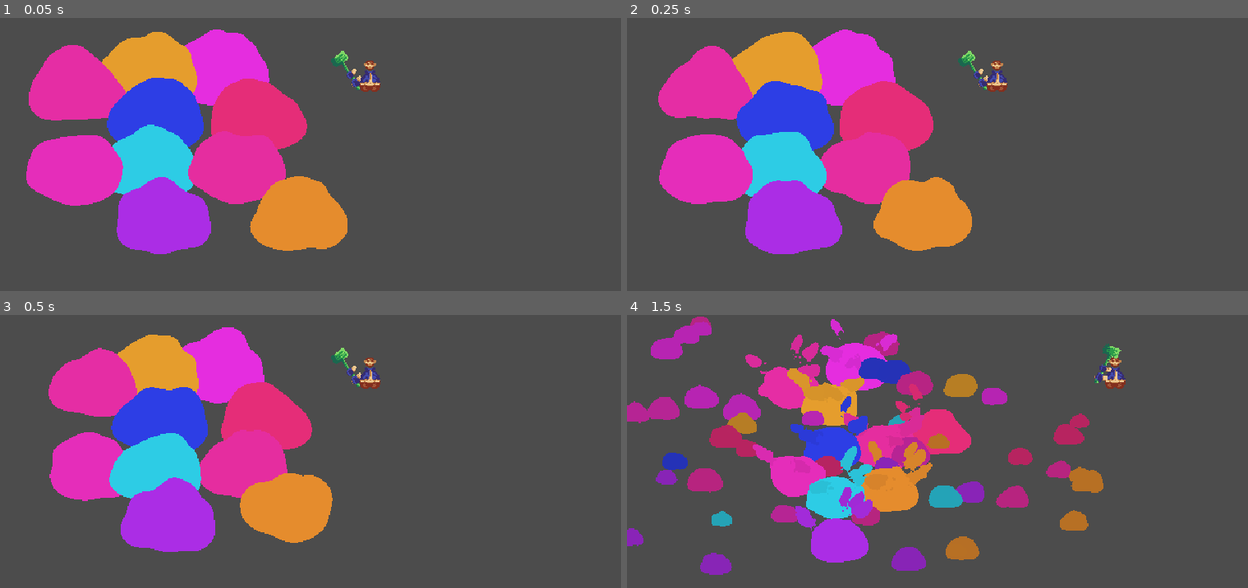
Above: before the commit, frames 1-4 (two rows, left to right).
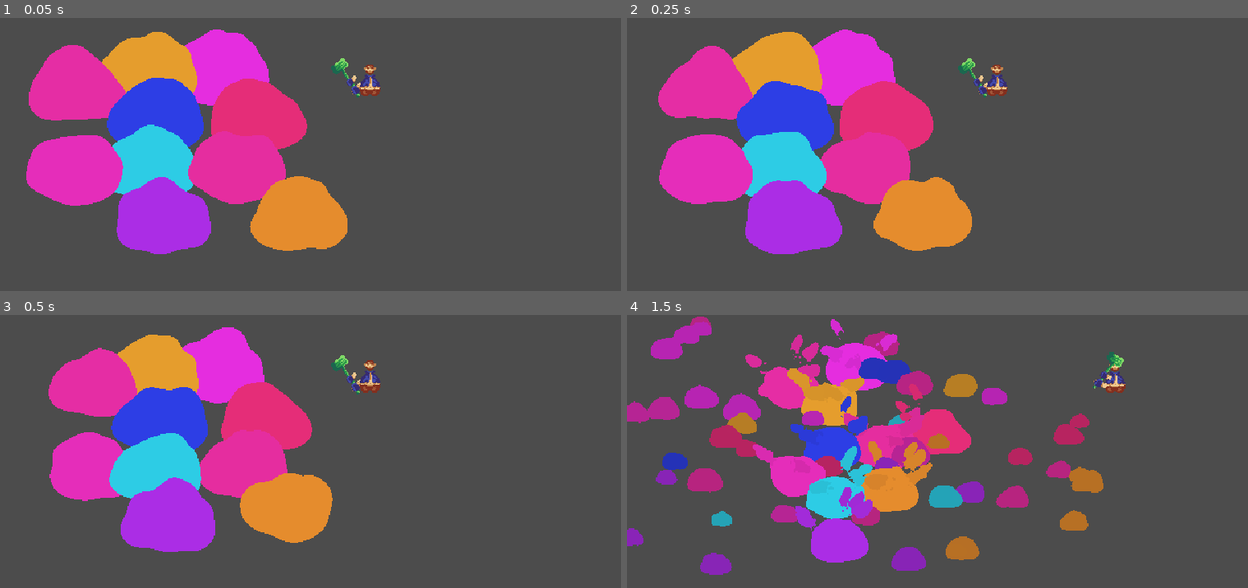
Above: after the commit, the same moments.

Repository: MetRiko/LD-2023-01
Game: Godot game, scene res://Root.tscn
Same seed, same stepped clock (60 frames per second), same inputs: the game is played once before the commit and once after it. The engine's default icon, where the game draws it, is replaced by a stand-in: a white triangle on a blue panel in a dark square.
Inputs (mouse positions are in pixels of both pictures, inside the frame that each line leads up to):
- Up to frame 1 (0.05 s): no input
- Up to frame 2 (0.25 s): no input
- Up to frame 3 (0.5 s): no input
- Up to frame 4 (1.5 s): tap Enter at 0.5 s; move the mouse to (1098, 481) at 0.52 s; press the mouse at (1098, 481) at 0.53 s; hold D (game_right) 0.53-1.25 s; release the mouse at (1098, 481) at 1.25 s; drag from (825, 517) to (925, 574) at 1.27 s

The runs differ from the first frame. In frame 1, 0.6% of the frame differs, in the area x 53-62%, y 12-30%; in frame 2, 0.6%; in frame 3, 0.6%; in frame 4, 0.5%.

Commit message:
Adjust walk animation

Diff:
--- a/player/Hammer.gd
+++ b/player/Hammer.gd
@@ -1,8 +1,13 @@
 extends Node2D
 class_name Hammer
 
+onready var anim = $Anim
+
 func play_swing():
-	$Anim.play("Swing")
+	anim.play("Swing")
 
 func play_idle():
-	$Anim.play("Idle")
+	anim.play("Idle")
+
+func is_swinging():
+	return anim.current_animation == "Swing"
--- a/player/Hammer.tscn
+++ b/player/Hammer.tscn
@@ -54,10 +54,10 @@
 tracks/1/imported = false
 tracks/1/enabled = true
 tracks/1/keys = {
-"times": PoolRealArray( 0, 0.175, 0.3 ),
-"transitions": PoolRealArray( 1, 0.159, 3.36359 ),
+"times": PoolRealArray( 0, 0.175, 0.3, 0.4 ),
+"transitions": PoolRealArray( 1, 0.159, 3.36359, 1 ),
 "update": 0,
-"values": [ Vector2( -3, 0 ), Vector2( -3, -6 ), Vector2( -3, 8 ) ]
+"values": [ Vector2( -3, 0 ), Vector2( -3, -6 ), Vector2( -3, 8 ), Vector2( -3, 0 ) ]
 }
 
 [node name="Hammer" type="Node2D"]
@@ -75,5 +75,6 @@
 position = Vector2( 12, -15 )
 
 [node name="Anim" type="AnimationPlayer" parent="."]
+autoplay = "Idle"
 anims/Idle = SubResource( 13 )
 anims/Swing = SubResource( 12 )
--- a/player/Player.gd
+++ b/player/Player.gd
@@ -8,6 +8,7 @@
 var velocity = Vector2.ZERO
 var hammer_locked_pos = Vector2.ZERO
 
+onready var anim := $Anim
 onready var hammer := $Hammer
 onready var start_hammer_pos : Vector2
 
@@ -27,38 +28,31 @@
 	hammer.position = start_hammer_pos + vec
 
 	hammer.scale.x = 1.0 if vec.x >= 0 else -1.0
-	hammer.get_node("Body/Sprite").z_index = 1 if vec.y >= 0 else -1
+	hammer.get_node("Body/Sprite").z_index = 0 if vec.y >= 0 else -1
+
+func _input(event):
+	if event.is_action_pressed("game_swing"):
+		hammer_locked_pos = hammer.position
+		hammer.play_swing()
 
 func _process(_delta):
 	var orientation = get_orientation()
 	var viewing_angle = get_viewing_angle()
 
-	_update_hammer_pos()
+	if not hammer.is_swinging():
+		_update_hammer_pos()
 
-#	if $Hammer/AnimationPlayer.is_playing():
-#		hammer.position = hammer_locked_pos
-#	else:
-#		$Sprite.flip_h = orientation < 0.0
-#		hammer.scale.x = orientation
-#		hammer.position = Vector2(
-#			cos(viewing_angle) * clamp(get_distance_to_mouse() * 0.1, 8.0, 20.0),
-#			sin(viewing_angle) * clamp(get_distance_to_mouse() * 0.1, 4.0, 6.0) - 14.0
-#		)
-
-	set_animation_frame()
-
-	if Input.is_action_just_pressed("game_swing"):
-		hammer_locked_pos = hammer.position
-		hammer.play_swing()
+#	set_animation_frame()
 
 func _physics_process(delta):
-	move_direction.x = int(Input.is_action_pressed("game_right")) - int(Input.is_action_pressed("game_left"))
-	move_direction.y = int(Input.is_action_pressed("game_down")) - int(Input.is_action_pressed("game_up"))
-	move_direction = move_direction.normalized()
+	move_direction = Input.get_vector("game_left", "game_right", "game_up", "game_down")
+#	move_direction = move_direction.normalized()
 	velocity = Vector2(
 		lerp(velocity.x, move_direction.x * MAX_SPEED, ACCELERATION * delta),
 		lerp(velocity.y, move_direction.y * MAX_SPEED, ACCELERATION * delta)
 	)
+
+	_update_animations()
 
 	var new_velocity = move_and_slide(velocity, Vector2.ZERO, false, 4, 0.785398, false)
 
@@ -70,25 +64,34 @@
 
 	velocity = new_velocity
 
-func set_animation_frame():
-	var frame = get_action_frame()
-	match frame:
-		"IDLE":
-			$AnimationPlayer.play(frame)
-		"WALK":
-			if move_direction.x < 0.0:
-				$AnimationPlayer.play_backwards(frame)
-			elif move_direction.x > 0.0:
-				$AnimationPlayer.play(frame)
-			if move_direction.y < 0.0:
-				$AnimationPlayer.play_backwards(frame)
-			elif move_direction.y > 0.0:
-				$AnimationPlayer.play(frame)
 
-func get_action_frame():
+func _update_animations():
 	if is_moving():
-		return "WALK"
-	return "IDLE"
+		if anim.current_animation != "Walk":
+			anim.play("Walk", 0.1, 2.0)
+	else:
+		if anim.current_animation != "Idle":
+			anim.play("Idle")
+
+#func set_animation_frame():
+#	var frame = get_action_frame()
+#	match frame:
+#		"IDLE":
+#			$AnimationPlayer.play(frame)
+#		"WALK":
+#			if move_direction.x < 0.0:
+#				$AnimationPlayer.play_backwards(frame)
+#			elif move_direction.x > 0.0:
+#				$AnimationPlayer.play(frame)
+#			if move_direction.y < 0.0:
+#				$AnimationPlayer.play_backwards(frame)
+#			elif move_direction.y > 0.0:
+#				$AnimationPlayer.play(frame)
+
+#func get_action_frame():
+#	if is_moving():
+#		return "WALK"
+#	return "IDLE"
 
 func get_distance_to_mouse():
 	var diff = get_viewport().get_mouse_position() - get_transform().get_origin()
@@ -102,4 +105,4 @@
 	return sign(get_viewport().get_mouse_position().x - get_transform().get_origin().x)
 
 func is_moving():
-	return move_direction != Vector2(0.0, 0.0)
+	return move_direction != Vector2.ZERO
--- a/player/Player.tscn
+++ b/player/Player.tscn
@@ -9,10 +9,11 @@
 height = 14.0
 
 [sub_resource type="Animation" id=1]
-resource_name = "IDLE"
-step = 0.5
+resource_name = "Idle"
+length = 2.0
+loop = true
 tracks/0/type = "value"
-tracks/0/path = NodePath("Sprite:frame")
+tracks/0/path = NodePath("Sprite:rotation_degrees")
 tracks/0/interp = 1
 tracks/0/loop_wrap = true
 tracks/0/imported = false
@@ -20,20 +21,20 @@
 tracks/0/keys = {
 "times": PoolRealArray( 0 ),
 "transitions": PoolRealArray( 1 ),
-"update": 1,
-"values": [ 0 ]
+"update": 0,
+"values": [ 0.0 ]
 }
 tracks/1/type = "value"
-tracks/1/path = NodePath("Sprite:rotation_degrees")
+tracks/1/path = NodePath("Sprite:position")
 tracks/1/interp = 1
 tracks/1/loop_wrap = true
 tracks/1/imported = false
 tracks/1/enabled = true
 tracks/1/keys = {
-"times": PoolRealArray( 0 ),
-"transitions": PoolRealArray( 1 ),
+"times": PoolRealArray( 0, 1, 2 ),
+"transitions": PoolRealArray( 2, 0.5, 1 ),
 "update": 0,
-"values": [ 0.0 ]
+"values": [ Vector2( 0, -2 ), Vector2( 0, -4 ), Vector2( 0, -2 ) ]
 }
 
 [sub_resource type="Animation" id=7]
@@ -61,6 +62,18 @@
 "transitions": PoolRealArray( 1 ),
 "update": 0,
 "values": [ 0.0 ]
+}
+tracks/2/type = "value"
+tracks/2/path = NodePath("Sprite:position")
+tracks/2/interp = 1
+tracks/2/loop_wrap = true
+tracks/2/imported = false
+tracks/2/enabled = true
+tracks/2/keys = {
+"times": PoolRealArray( 0 ),
+"transitions": PoolRealArray( 1 ),
+"update": 0,
+"values": [ Vector2( 0, -12 ) ]
 }
 
 [sub_resource type="Animation" id=2]
@@ -91,24 +104,55 @@
 "values": [ 0.0, 3.0, 6.0, 9.0, 6.0, 3.0, 0.0, -3.0, -6.0, -9.0, -6.0, -3.0 ]
 }
 
+[sub_resource type="Animation" id=9]
+resource_name = "Walk"
+length = 0.8
+loop = true
+tracks/0/type = "value"
+tracks/0/path = NodePath("Sprite:rotation_degrees")
+tracks/0/interp = 1
+tracks/0/loop_wrap = true
+tracks/0/imported = false
+tracks/0/enabled = true
+tracks/0/keys = {
+"times": PoolRealArray( 0, 0.4 ),
+"transitions": PoolRealArray( 2, 2 ),
+"update": 0,
+"values": [ 10.0, -10.0 ]
+}
+tracks/1/type = "value"
+tracks/1/path = NodePath("Sprite:position")
+tracks/1/interp = 1
+tracks/1/loop_wrap = true
+tracks/1/imported = false
+tracks/1/enabled = true
+tracks/1/keys = {
+"times": PoolRealArray( 0 ),
+"transitions": PoolRealArray( 1 ),
+"update": 0,
+"values": [ Vector2( 0, -2 ) ]
+}
+
 [node name="Player" type="KinematicBody2D"]
 script = ExtResource( 1 )
 
 [node name="Sprite" type="Sprite" parent="."]
 position = Vector2( 0, -12 )
 texture = ExtResource( 2 )
+offset = Vector2( 0, -6 )
 
 [node name="CollisionShape" type="CollisionShape2D" parent="."]
-position = Vector2( 0, 1 )
+position = Vector2( 0, 6 )
 rotation = 1.57079
 shape = SubResource( 8 )
 
-[node name="AnimationPlayer" type="AnimationPlayer" parent="."]
-anims/IDLE = SubResource( 1 )
+[node name="Anim" type="AnimationPlayer" parent="."]
+anims/Idle = SubResource( 1 )
 anims/RESET = SubResource( 7 )
 anims/WALK = SubResource( 2 )
+anims/Walk = SubResource( 9 )
 
 [node name="Hammer" parent="." instance=ExtResource( 3 )]
-position = Vector2( 0, -8 )
+position = Vector2( 0, -0.189999 )
 
 [editable path="Hammer"]
Not shown: 1 places in player/Player.tscn that only renumber resources
